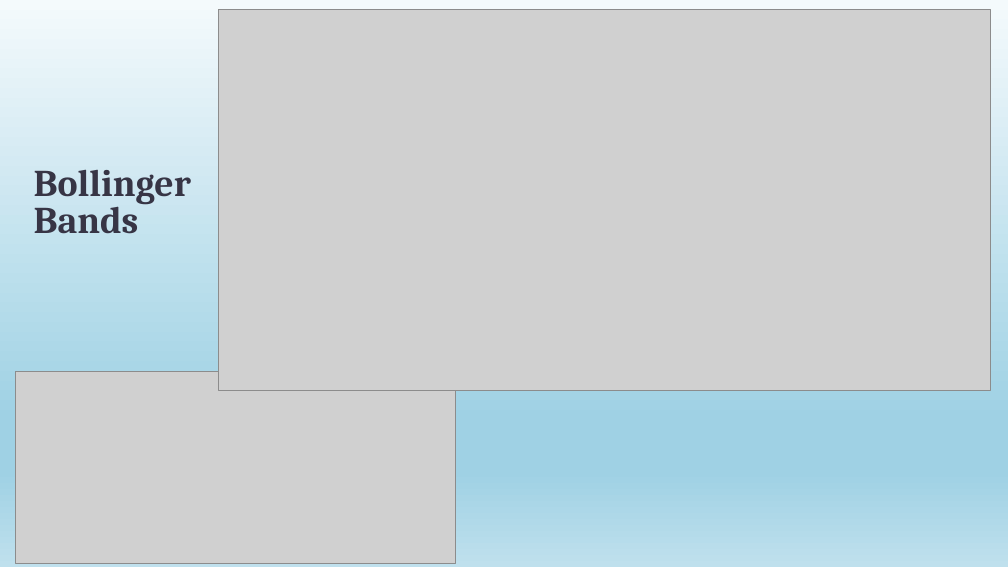
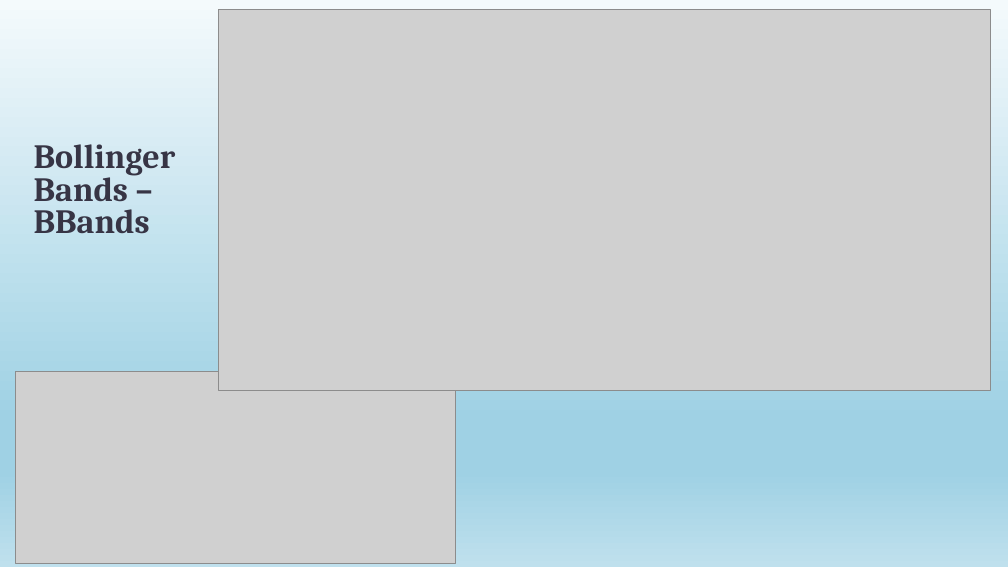
Before and after one commit to JaySiu/Investment-Information-Feed-System, a slide deck: slide 7 of doc/Project Idea Introdution.pptx. Drawn at 1008x567 pixels with LibreOffice and Linux fonts; fonts in the diff are those of the drawing; grey boxes stand for pictures. Boxes give left, top, right and bottom in pixels: in the first picture for what was removed or moved away, otherwise in the second. Text is boxed around its words. In the diff, an @@ line names an element or a change of style, - is before the commit and + after.

```diff
--- a/doc/Project Idea Introdution.pptx
+++ b/doc/Project Idea Introdution.pptx
@@ title at <box>34,144,176,234</box>: text changed; size 36 to 32.4 pt @@
-Bollinger
-Bands
+Bollinger
+Bands –
+BBands
```
Also in this commit, not shown: 5 slides added, 3 slides removed, 9 other files.
